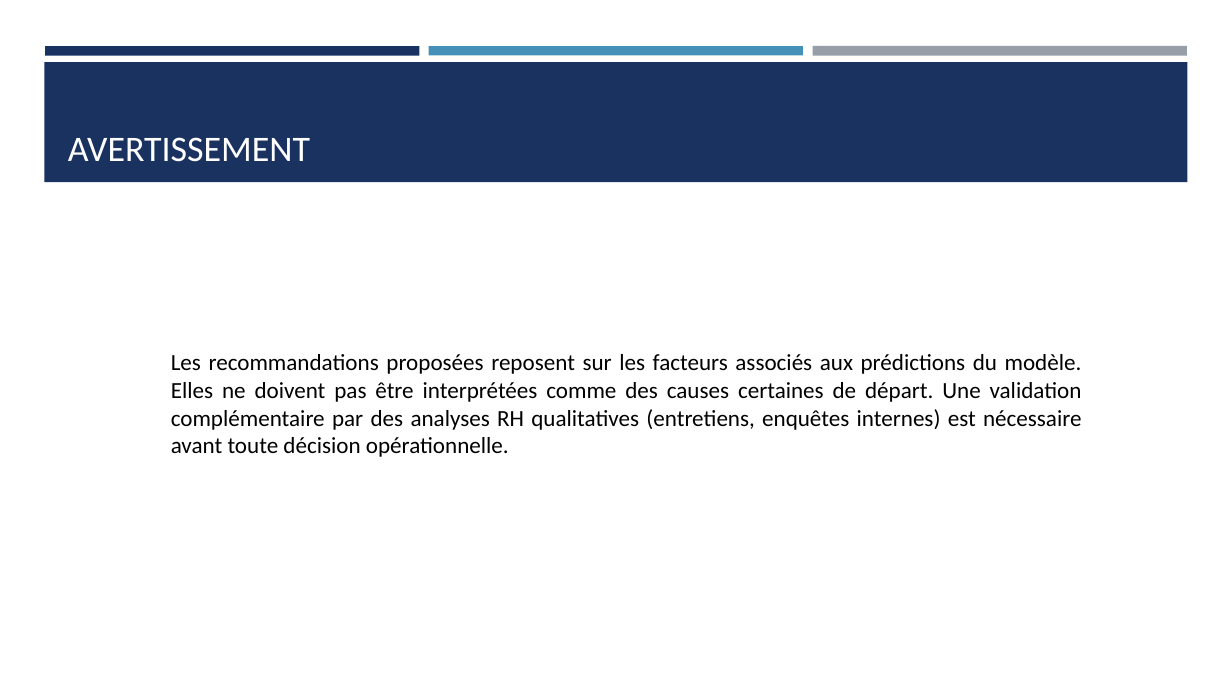
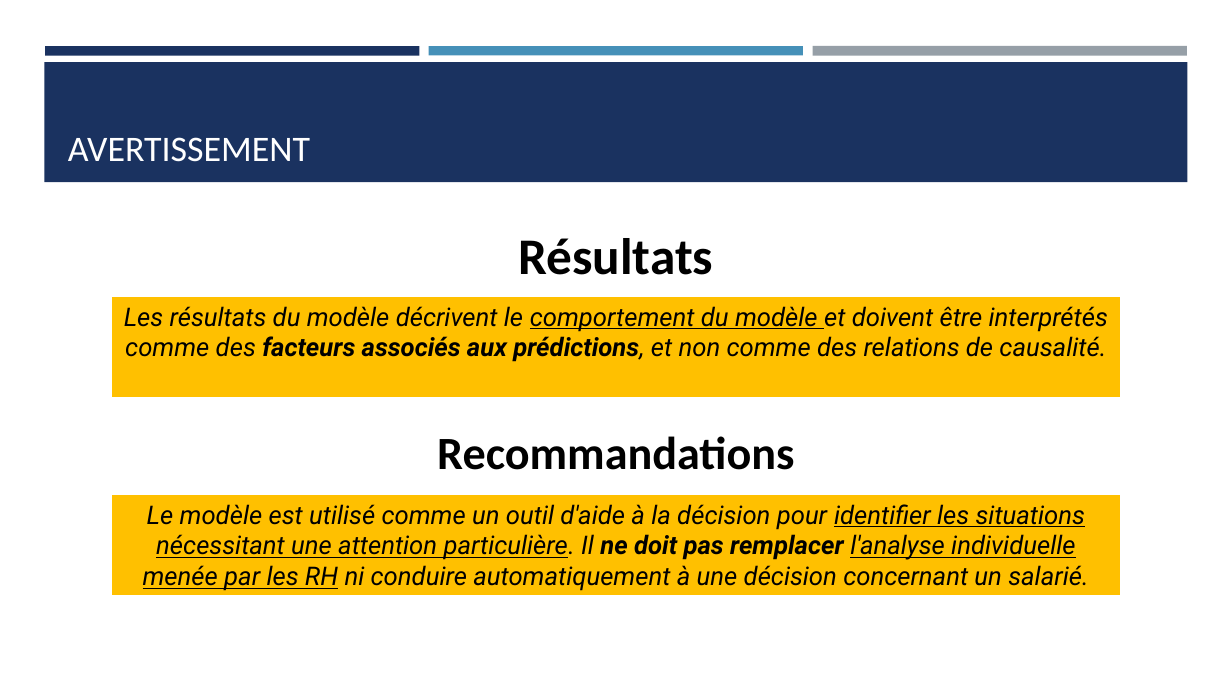
Before and after one commit to Ace4teaM/OCR-NovaTech, a slide deck: slide 40 of Presentation.pptx (slide 45 before the commit). Drawn at 1232x693 pixels with LibreOffice and Linux fonts; fonts in the diff are those of the drawing. Boxes give left, top, right and bottom in pixels: in the first picture for what was removed or moved away, otherwise in the second. Text is boxed around its words. In the diff, an @@ line names an element or a change of style, - is before the commit and + after.

```diff
--- a/Presentation.pptx
+++ b/Presentation.pptx
@@ text added at (519, 238, 714, 275), 40 pt, text #000000, bold @@
+Résultats
@@ rectangle added at (110, 296, 1121, 398), fill #FFC000, outline #FFFFFF 2 pt, 20 pt, text #000000, italic @@
+Les résultats du modèle décrivent le comportement du modèle et doivent être interprétés comme des facteurs associés aux prédictions, et non comme des relations de causalité.
@@ text removed at (171, 354, 1082, 457) @@
-Les recommandations proposées reposent sur les facteurs associés aux prédictions du modèle. Elles ne doivent pas être interprétées comme des causes certaines de départ. Une validation complémentaire par des analyses RH qualitatives (entretiens, enquêtes internes) est nécessaire avant toute décision opérationnelle.
@@ text added at (437, 436, 794, 470), 36 pt, text #000000, bold @@
+Recommandations
@@ rectangle added at (110, 494, 1121, 596), fill #FFC000, outline #FFFFFF 2 pt, 20 pt, text #000000, italic @@
+Le modèle est utilisé comme un outil d'aide à la décision pour identifier les situations nécessitant une attention particulière. Il ne doit pas remplacer l'analyse individuelle menée par les RH ni conduire automatiquement à une décision concernant un salarié.
```
Also in this commit, not shown: 13 other slides changed, 11 slides added, 16 slides removed, 15 other files.
